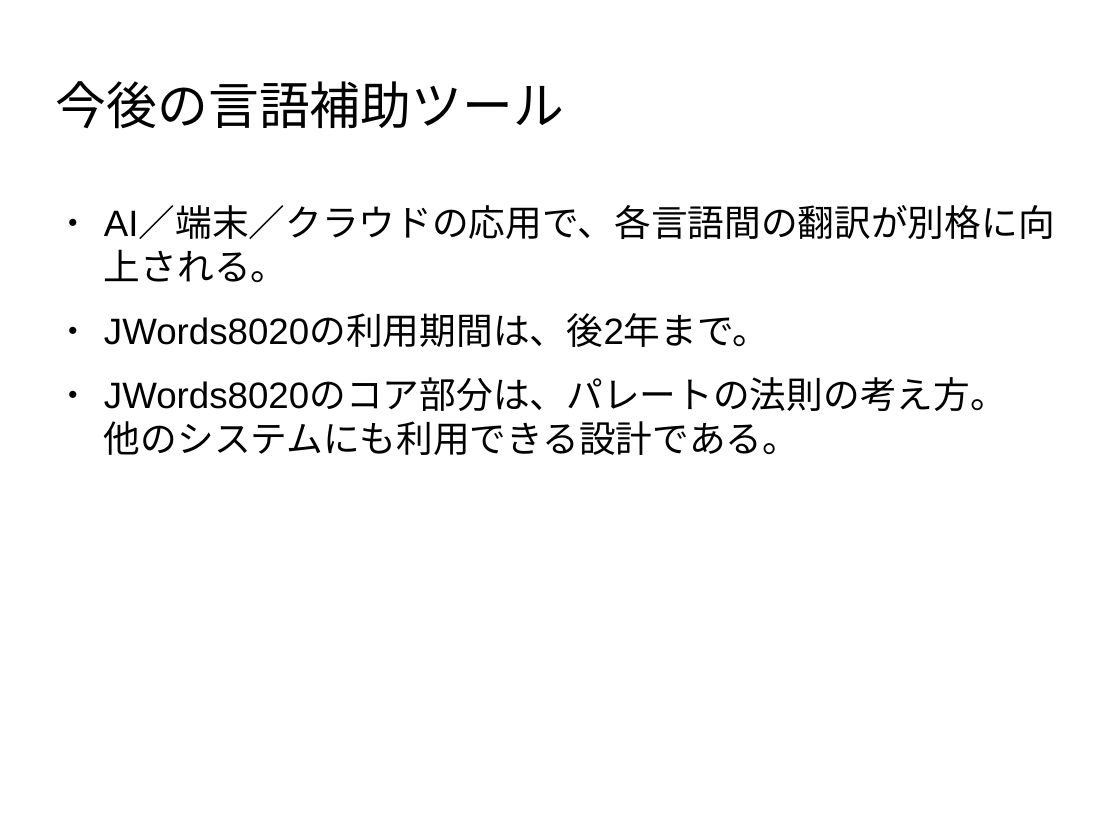
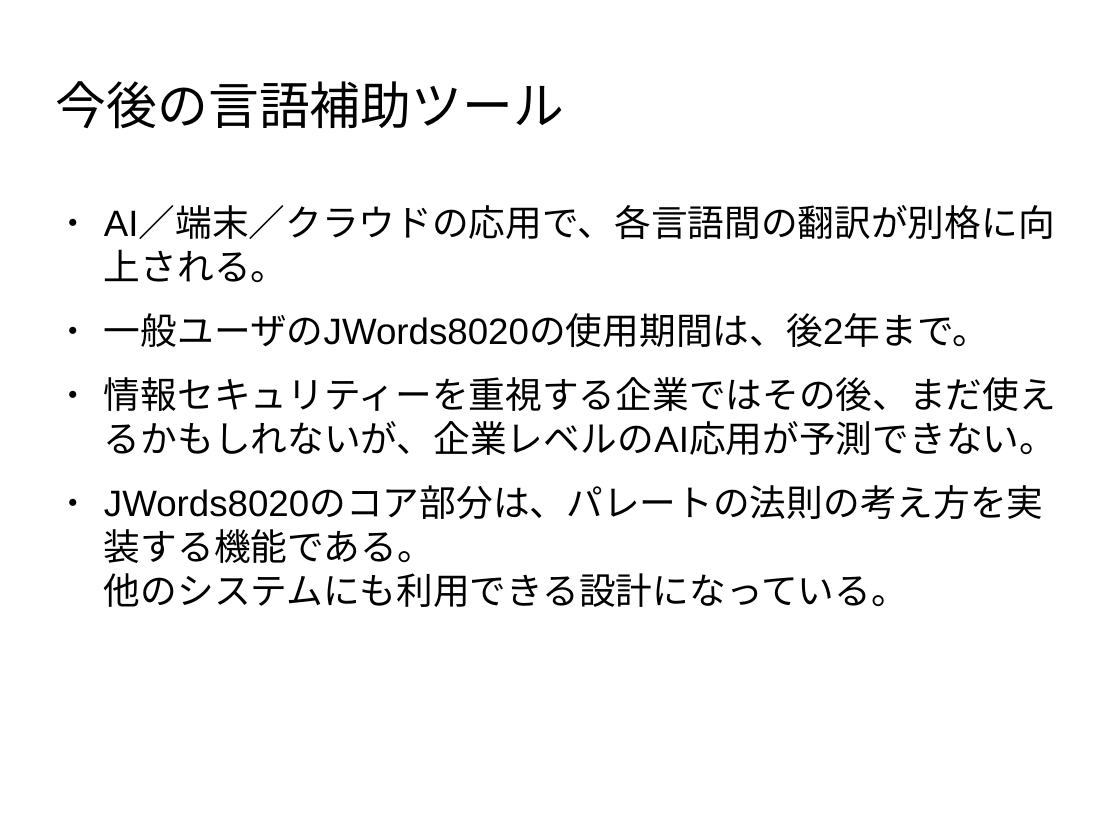
Before and after one commit to umbalaconmeogia/JapaneseForDeveloper, a slide deck: slide 7 of Documents/JWords8020の考え方/JWords8020の考え方.odp. Drawn at 1120x840 pixels with LibreOffice and Linux fonts; fonts in the diff are those of the drawing; background and template pictures are left out. Boxes give left, top, right and bottom in pixels: in the first picture for what was removed or moved away, otherwise in the second. Text is boxed around its words. In the diff, an @@ line names an element or a change of style, - is before the commit and + after.

```diff
--- a/Documents/JWords8020の考え方/JWords8020の考え方.odp
+++ b/Documents/JWords8020の考え方/JWords8020の考え方.odp
@@ text at box(104, 313, 1056, 607): text changed @@
-● JWords8020の利用期間は、後2年まで。
-● JWords8020のコア部分は、パレートの法則の考え方。
-  他のシステムにも利用できる設計である。
+● 一般ユーザのJWords8020の使用期間は、後2年まで。
+● 情報セキュリティーを重視する企業ではその後、まだ使えるかもしれないが、企業レベルのAI応用が予測できない。
+● JWords8020のコア部分は、パレートの法則の考え方を実装する機能である。
+  他のシステムにも利用できる設計になっている。
```
Also in this commit, not shown: 2 other slides changed, 1 other file.
